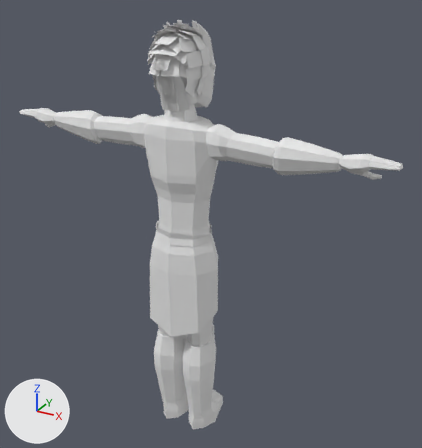
The OBJ model res/gladiator.obj, before and after one commit.
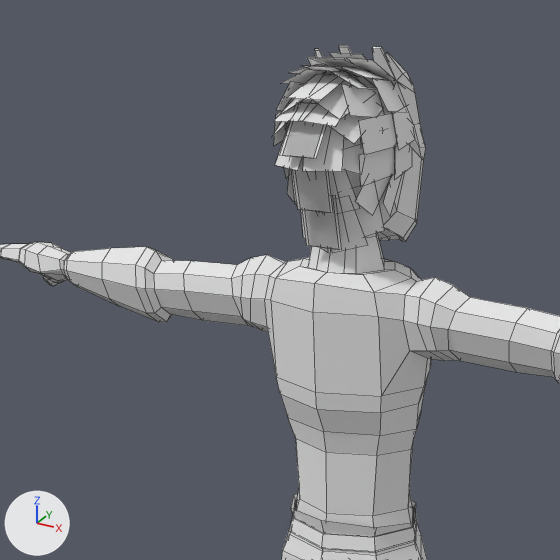
Old and new are each drawn whole from a 50 mm camera at (1.35, -2.18, 1.22) aimed at (0.09, 0.12, 0.07) and again close up on the part from 6% to 65% of the width and 0% to 56% of the height. Lighting does not change. The marker at lower left points along +X, +Y and +Z. The close-ups show mesh edges as thin lines. Where no turn or scale is listed for an object, it has been applied to the vertices.

Objects in the first close-up: 'Character_Circle.003'.
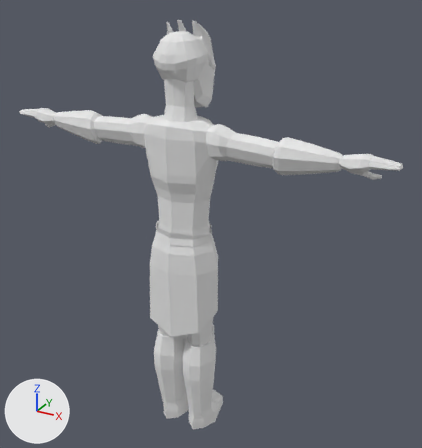
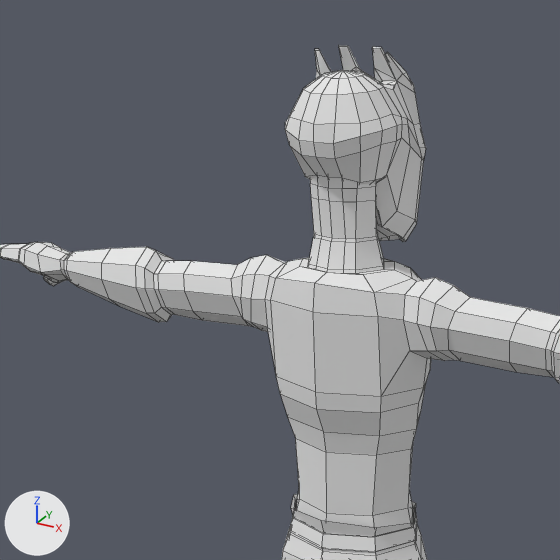
The newer file is also turned or shifted as a whole; pictures and numbers use the older file's frame.

Boxes (x1, y1, x2, y2) around the edits, measured in the close-ups (560 x 560 px; the box of a moved part takes in the faces that stretch with it):
part 1 of me_character_circle_003, deleted: before (272, 52, 415, 252)
part 2 of me_character_circle_003, moved or reshaped: (47, 45, 560, 560) in both

What the commit changed:
me_character_circle_003 is used by ob_character_circle_003; location (0.0, 0.0, 0.0).
me_character_circle_003 had 1295 vertices, 1141 faces and spanned x -0.97..0.97, y -0.16..0.2, z -1.07..1.01.
me_character_circle_003 now has 1155 vertices, 1166 faces and spans x -0.97..0.97, y -0.14..0.2, z -1.07..1.01.
me_character_circle_003 part 1: 51 loose pieces with 204 vertices, spanning x -0.13..0.13, y -0.16..0.14, z 0.64..1.01, are deleted.
Part 2, on me_character_circle_003:
24 vertices are removed from x -0.86..0.86, y -0.1..0.06, z 0.46..0.79.
214 faces are deleted.
6 vertices move within x -0.09..0.88, y -0.08..0.08, z -0.53..0.46.
75 vertices are added at x -0.46..0.46, y -0.08..0.07, z -0.5..0.77.
13 new vertices lie (0.0, 0.0, -0.04) away from vertices in x -0.07..0.07, y -0.06..0.06, z 0.81.
290 new faces join them.
